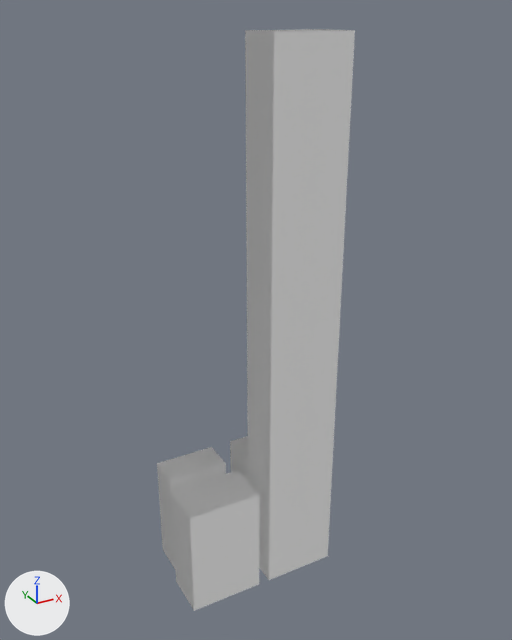
Two versions of the glTF model assets/models/city_block_12345_6_05.glb, one commit apart.
Both versions are drawn from a 50 mm lens placed at (-7.42, -14.37, 14.42), pointed at (0.41, -0.15, 7.31). Every picture has the same lights, and +X, +Y and +Z are marked at lower left. The picture after the commit comes second.

In view in the first picture: 'block_05'.
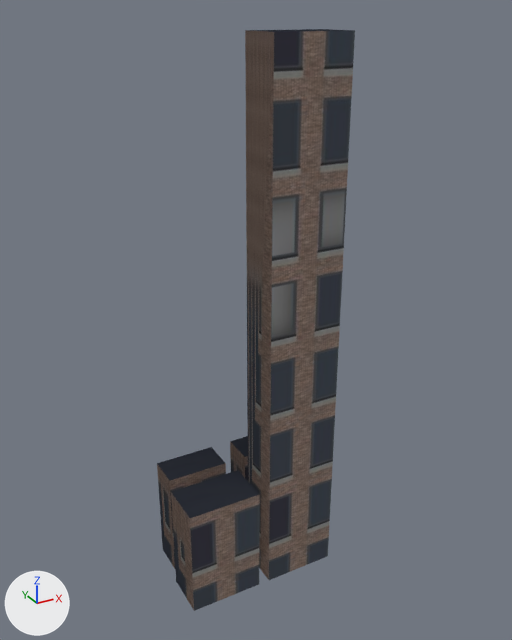
Edits to the bpy script that builds the scene:
```text
Add img_image_0:
    img_image_0 = load_image('Image_0', '_unpacked/Image_0', 512, 512, 'sRGB')
Add mat_tier1_001:
    mat_tier1_001 = principled_material('tier1.001')
    mat_tier1_001.texture = img_image_0
    mat_tier1_001.roughness = 0.9
Add mat_tier1_002:
    mat_tier1_002 = principled_material('tier1.002')
    mat_tier1_002.texture = img_image_0
    mat_tier1_002.roughness = 0.9
Add mat_tier1_003:
    mat_tier1_003 = principled_material('tier1.003')
    mat_tier1_003.texture = img_image_0
    mat_tier1_003.roughness = 0.9
Add mat_tier1:
    mat_tier1 = principled_material('tier1')
    mat_tier1.texture = img_image_0
    mat_tier1.roughness = 0.9
Change me_block_05:
    where me_block_05.from_pydata(...)  # 32 vertices, 48 faces; spans x -2.1..2.1, y -1.35..1.2, z 0.0..14.0
    used by ob_block_05; location = (0.0, 0.0, 0.0)
    me_block_05 part 1: all 12 faces centred in x -1.95..-0.3, y 0.3..1.2, z 0.0..3.0 switch from mat_default (white #ffffff) to mat_tier1 (picture img_image_0)
    me_block_05 part 2: all 12 faces centred in x -2.1..-0.15, y -1.35..-0.15, z 0.0..3.0 switch from mat_default (white #ffffff) to mat_tier1_001 (picture img_image_0)
    me_block_05 part 3: all 12 faces centred in x 0.3..1.95, y 0.3..1.2, z 0.0..3.0 switch from mat_default (white #ffffff) to mat_tier1_002 (picture img_image_0)
    me_block_05 part 4: all 12 faces centred in x 0.15..2.1, y -1.35..-0.15, z 0.0..14.0 switch from mat_default (white #ffffff) to mat_tier1_003 (picture img_image_0)
    me_block_05 part 5: texture (UV) coordinates of 48 of 48 faces, centred in x -2.1..2.1, y -1.35..1.2, z 0.0..14.0, changed; they spanned u 0.0..0.0, v 0.0..0.0 and now span u 0.0..0.16, v 0.0..1.17
```

What differs and where, as boxes (x1, y1, x2, y2) in the pictures (512 x 640 px):
'block_05', recoloured, surface changed (darker): (157, 29, 355, 611) in both
part 1 of me_block_05, recoloured (darker): (157, 447, 226, 568) in both
part 2 of me_block_05, recoloured (darker): (171, 470, 260, 611) in both
part 3 of me_block_05, recoloured (darker): (230, 436, 248, 481) in both
part 4 of me_block_05, recoloured (darker): (245, 29, 355, 580) in both
part 5 of me_block_05, surface changed (darker): (157, 29, 355, 611) in both
